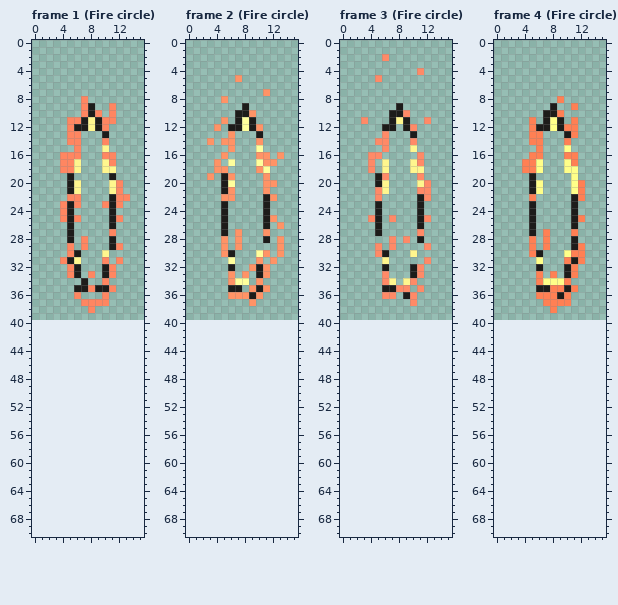
Pixel-art file, stored at Assets/Texture/fire wheel.aseprite. Above is the file before it was changed.
16x40 pixels, 4 frames. Colours within 5 levels of each other are drawn and written as one. Shown: frame 1 (Fire circle), frame 2 (Fire circle), frame 3 (Fire circle), frame 4 (Fire circle). The old version is drawn lined up with the new one, on the new canvas.
After the commit:
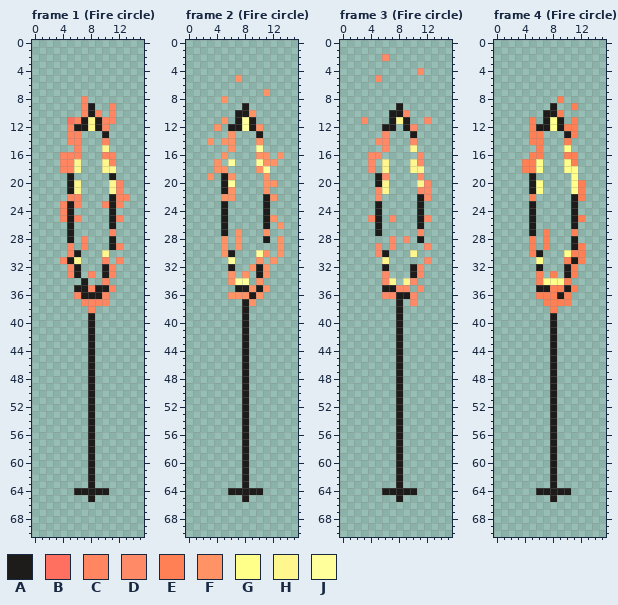
Palette (. is transparent): A #1d1c1a  B #ff7061  C #ff8661  D #ff8a67  E #ff8054  F #ff9366  G #ffff89  H #fff68e  J #ffff9c
From the commit log: tweak camera position, add new fire ring
Change:
canvas 16x40 -> 16x71
Frame 1 (Fire circle):
The author put colour A in row 36 at x 7 to 9; in rows 39 to 63 at x 8; in row 64 at x 6 to 10; in row 65 at x 8.
Colour C becomes colour B in row 11 at x 5.
Frame 2 (Fire circle):
The author put colour A in row 35 at x 8; in rows 37 to 63 at x 8; in row 64 at x 6 to 10; in row 65 at x 8.
The author cleared colour A in row 35 at x 6.
Frame 3 (Fire circle):
The author put colour A in rows 36 to 63 at x 8; in row 64 at x 6 to 10; in row 65 at x 8.
Frame 4 (Fire circle):
The author put colour A in rows 39 to 63 at x 8; in row 64 at x 6 to 10; in row 65 at x 8.
Changed places in both pictures, as pixel boxes (x1, y1, x2, y2):
changed: (67, 117, 74, 124)
added: (74, 292, 109, 502)
changed: (228, 285, 263, 502)
added: (382, 292, 417, 502)
added: (536, 313, 571, 502)
